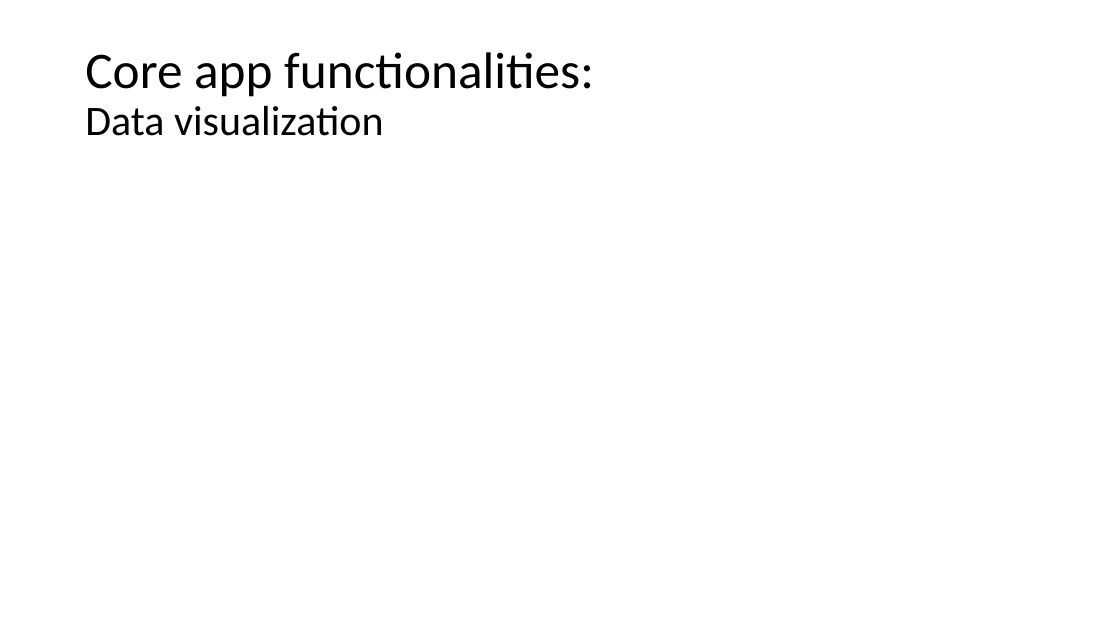
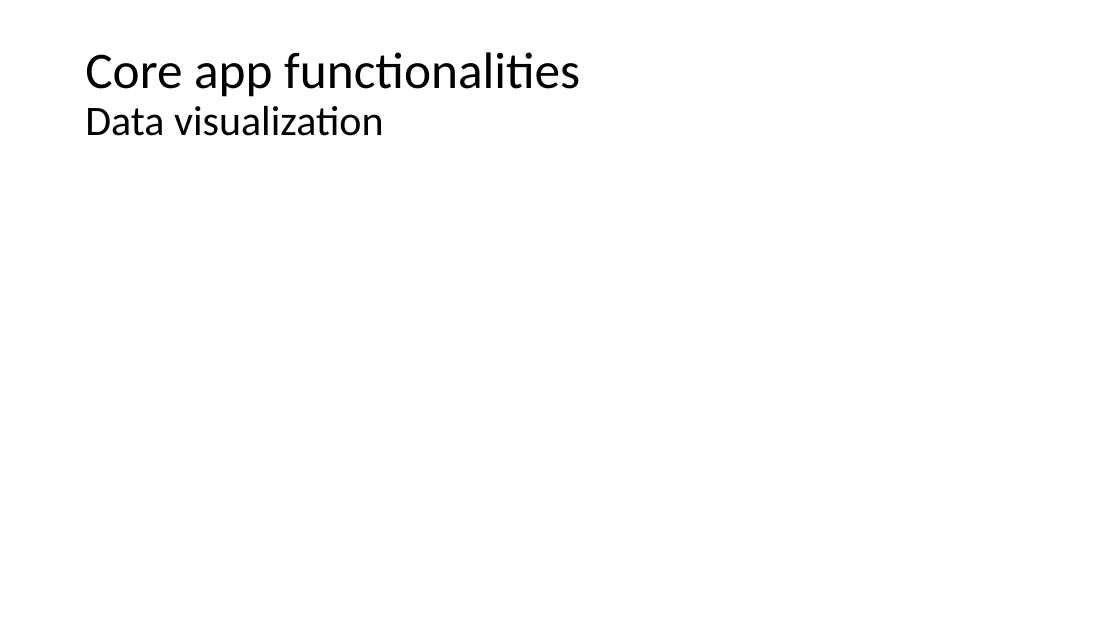
Before and after one commit to marilorena/ProgettoAppBWT, a slide deck: slide 10 of project_presentation.pptx (slide 9 before the commit). Drawn at 1120x630 pixels with LibreOffice and Linux fonts; fonts in the diff are those of the drawing. Boxes give left, top, right and bottom in pixels: in the first picture for what was removed or moved away, otherwise in the second. Text is boxed around its words. In the diff, an @@ line names an element or a change of style, - is before the commit and + after.

```diff
--- a/project_presentation.pptx
+++ b/project_presentation.pptx
@@ title at (85, 52, 580, 136): text changed @@
-Core app functionalities:
-Data visualization
+Core app functionalities
+Data visualization
```
Also in this commit, not shown: 5 other slides changed, 3 slides added.
